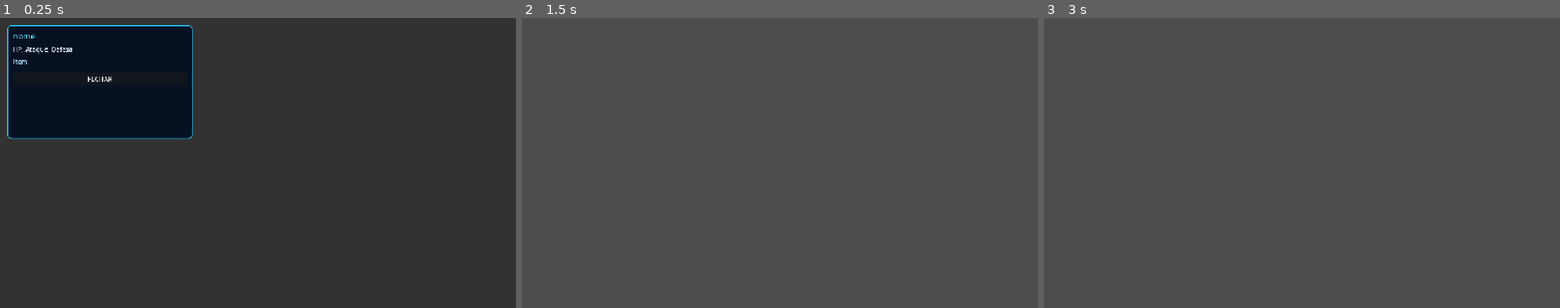
Above: before the commit, frames 1-3 (left to right).
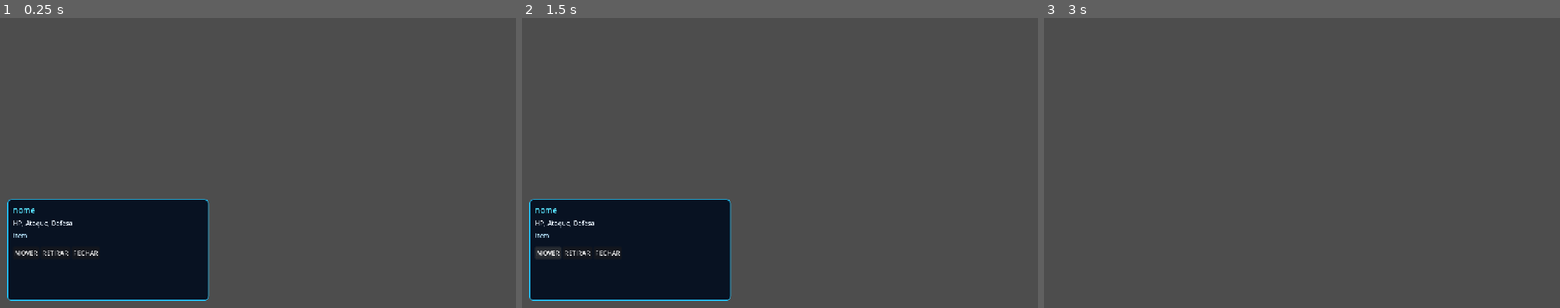
Above: after the commit, the same moments.

Repository: DJerowd/pokemon-td
Game: Godot game, scene res://scenes/ui/TowerInspectorMenu.tscn
Same seed, same stepped clock (60 frames per second), same inputs: the game is played once before the commit and once after it. This scene is started directly instead of the project's main scene.
Inputs (mouse positions are in pixels of both pictures, inside the frame that each line leads up to):
- Up to frame 1 (0.25 s): no input
- Up to frame 2 (1.5 s): click "FECHAR" at 0.5 s; click (547, 252) at 1.25 s, where only the run after the commit has a clickable "MOVER"
- Up to frame 3 (3 s): click (1100, 252) at 2 s, where only the run after the commit has a clickable "RETIRAR"; tap Enter at 2.75 s; move the mouse to (1415, 148) at 2.77 s; hold Right (ui_right) from 2.78 s (still down); click (1415, 148) at 2.92 s

The runs differ from the first frame. In frame 1, 100% of the frame differs, in the area x 0-100%, y 0-100%; in frame 2, 14%; in frame 3, nothing differs.
Error after the commit: Invalid assignment of property or key 'text' with value of type 'String' on a base object of type 'null instance'. (res://scenes/ui/TowerInspectorMenu.gd:39)

Commit message:
Reposiciona inspetor na parte inferior e adiciona ações de mover e retirar

Diff:
--- a/scenes/ui/TowerInspectorMenu.tscn
+++ b/scenes/ui/TowerInspectorMenu.tscn
@@ -20,14 +20,17 @@
 grow_horizontal = 2
 grow_vertical = 2
 mouse_filter = 2
-color = Color(0, 0, 0, 0.35)
+color = Color(0, 0, 0, 0.0)
 
 [node name="InspectorPanel" type="PanelContainer" parent="." unique_id=1928763456]
 layout_mode = 0
+anchor_top = 1.0
+anchor_bottom = 1.0
 offset_left = 18.0
-offset_top = 18.0
-offset_right = 478.0
-offset_bottom = 300.0
+offset_top = -270.0
+offset_right = 518.0
+offset_bottom = -18.0
+grow_vertical = 0
 mouse_filter = 0
 
 [node name="VBoxContainer" type="VBoxContainer" parent="InspectorPanel" unique_id=1639329345]
@@ -48,6 +51,17 @@
 [node name="MovesBox" type="HBoxContainer" parent="InspectorPanel/VBoxContainer" unique_id=602845849]
 layout_mode = 2
 
-[node name="BtnClose" type="Button" parent="InspectorPanel/VBoxContainer" unique_id=445329781]
+[node name="ActionsRow" type="HBoxContainer" parent="InspectorPanel/VBoxContainer" unique_id=445329782]
 layout_mode = 2
-text = "Fechar"
+
+[node name="BtnMove" type="Button" parent="InspectorPanel/VBoxContainer/ActionsRow" unique_id=445329783]
+layout_mode = 2
+text = "MOVER"
+
+[node name="BtnRemove" type="Button" parent="InspectorPanel/VBoxContainer/ActionsRow" unique_id=445329784]
+layout_mode = 2
+text = "RETIRAR"
+
+[node name="BtnClose" type="Button" parent="InspectorPanel/VBoxContainer/ActionsRow" unique_id=445329781]
+layout_mode = 2
+text = "FECHAR"
